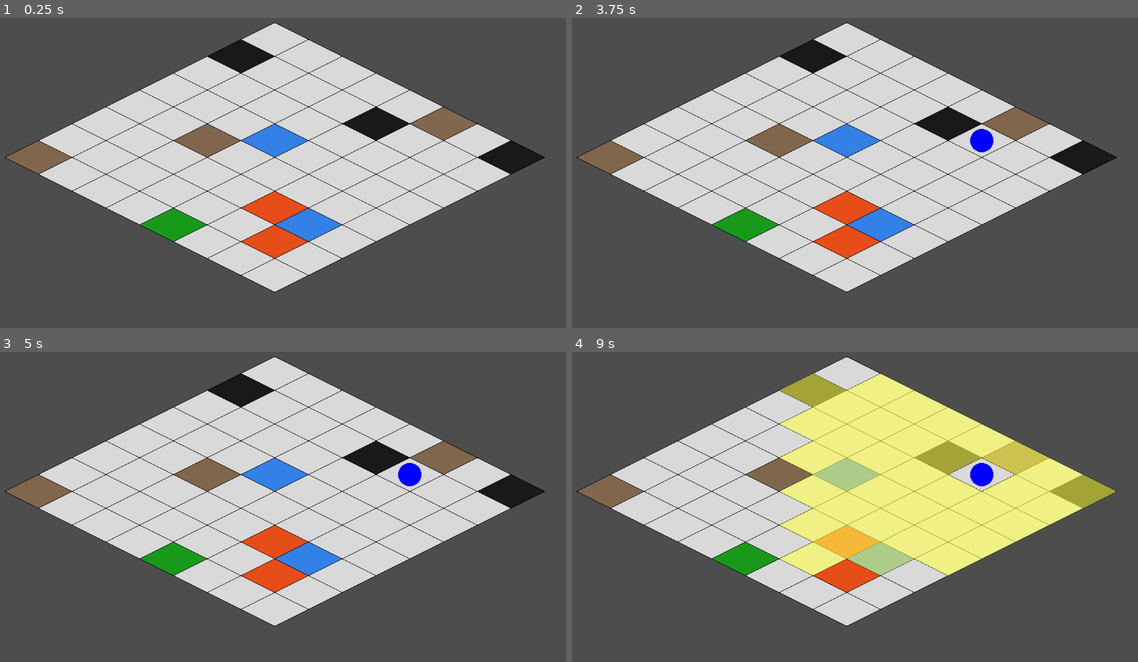
Above: before the commit, frames 1-4 (two rows, left to right).
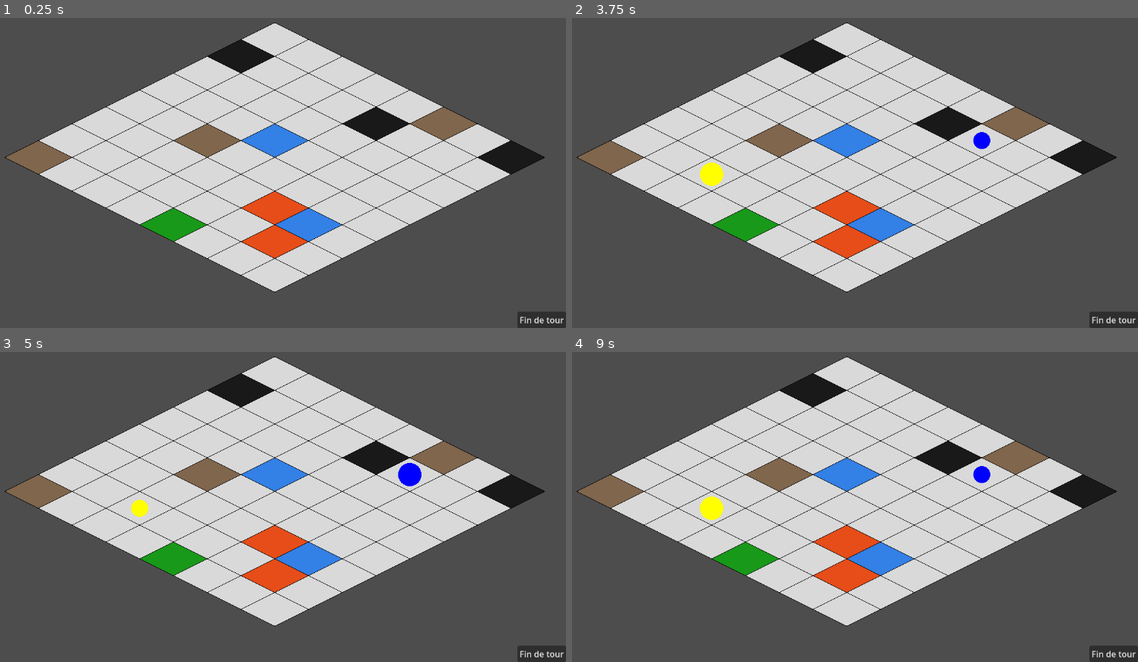
Above: after the commit, the same moments.

Repository: Brsa-Dev/ChessGame
Game: Godot game, scene res://main.tscn
The game is run twice, just before and just after one commit, with the same random seed, the same clock (stepped at 60 frames per second) and the same inputs.
Inputs (mouse positions are in pixels of both pictures, inside the frame that each line leads up to):
- Up to frame 1 (0.25 s): no input
- Up to frame 2 (3.75 s): click (1115, 318) at 0.5 s, where only the run after the commit has a clickable "Fin de tour"; click (1115, 318) at 1.25 s, where only the run after the commit has a clickable "Fin de tour"; click (1115, 318) at 2 s, where only the run after the commit has a clickable "Fin de tour"; tap Enter at 2.75 s; move the mouse to (968, 138) at 2.77 s; click (968, 138) at 2.92 s; tap Space at 3.5 s; move the mouse to (713, 173) at 3.52 s; click (713, 173) at 3.67 s
- Up to frame 3 (5 s): tap Enter at 4.25 s; move the mouse to (322, 417) at 4.27 s; click (322, 417) at 4.42 s
- Up to frame 4 (9 s): tap Space at 5, 6.5 s; move the mouse to (804, 559) at 5.02 s; click (804, 559) at 5.17 s; tap Enter at 5.75 s; move the mouse to (1019, 541) at 5.77 s; click (1019, 541) at 5.92 s; move the mouse to (651, 438) at 6.52 s; click (651, 438) at 6.67 s; move the mouse to (866, 491) at 7.27 s; click (866, 491) at 7.42 s; move the mouse to (741, 404) at 8.02 s; click (741, 404) at 8.17 s; move the mouse to (968, 472) at 8.77 s; click (968, 472) at 8.92 s

The runs differ from the first frame. In frame 1, 0.4% of the frame differs, in the area x 91-100%, y 94-100%; in frame 2, 0.8%; in frame 3, 0.5%; in frame 4, 24%, in the area x 22-100%, y 6-100%.

Commit message:
KAN-5 feat: Système de tour, collision impossible

Diff:
--- a/chess-game/board.gd
+++ b/chess-game/board.gd
@@ -5,6 +5,10 @@
 }
 
 var plateau = []
+
+# Liste des positions occupées par les joueurs
+# Format : { "x,y": true }
+var positions_occupees: Dictionary = {}
 
 func _ready():
 	init_plateau()
@@ -34,3 +38,14 @@
 # Retourne le type d'une case à la position (x, y)
 func get_case(x: int, y: int) -> CaseType:
 	return plateau[x][y]
+
+func occuper_case(x: int, y: int):
+	positions_occupees[str(x) + "," + str(y)] = true
+
+# Libère la case quand un joueur la quitte
+func liberer_case(x: int, y: int):
+	positions_occupees.erase(str(x) + "," + str(y))
+
+# Retourne true si la case est déjà occupée par un joueur
+func case_occupee(x: int, y: int) -> bool:
+	return positions_occupees.has(str(x) + "," + str(y))
--- a/chess-game/main.gd
+++ b/chess-game/main.gd
@@ -5,45 +5,40 @@
 @onready var joueur1 = $Joueur1
 @onready var joueur2 = $Joueur2
 @onready var tour_manager = $TourManager
+@onready var bouton_fin_tour = $UI/BoutonFinTour
 
 var joueur_selectionne: bool = false
 
 func _ready():
-	# Connexion board → renderer
 	renderer.board = board
-
-	# On donne les deux joueurs au renderer
 	renderer.joueurs = [joueur1, joueur2]
-
-	# On donne les deux joueurs au tour_manager
 	tour_manager.initialiser([joueur1, joueur2])
-
-	# On assigne immédiatement le joueur actif au renderer
-	# AVANT le premier queue_redraw() pour éviter le crash
 	renderer.joueur_actif = tour_manager.get_joueur_actif()
-
+	bouton_fin_tour.pressed.connect(fin_de_tour)
 	renderer.queue_redraw()
 	print("Main prêt !")
 
 func _input(event):
 	if event is InputEventMouseButton and event.pressed:
 		var cell = renderer.screen_to_grid(event.position)
-
-		# On récupère le joueur dont c'est le tour
 		var joueur_actif = tour_manager.get_joueur_actif()
 
 		# Clic en dehors du plateau → désélection
 		if cell.x < 0 or cell.x >= 8 or cell.y < 0 or cell.y >= 8:
 			if joueur_selectionne:
 				joueur_selectionne = false
-				renderer.joueur_selectionne = joueur_selectionne
+				renderer.joueur_selectionne = false
 				renderer.queue_redraw()
 			return
 
-		# Cas 1 : le joueur actif n'est pas encore placé → on le place
+		# Cas 1 : le joueur actif n'est pas encore placé
 		if not joueur_actif.est_place:
-			joueur_actif.placer(cell.x, cell.y)
-			print("Joueur placé en (", cell.x, ", ", cell.y, ")")
+			if not board.case_occupee(cell.x, cell.y):
+				board.occuper_case(cell.x, cell.y)
+				joueur_actif.placer(cell.x, cell.y)
+				print("Joueur placé en (", cell.x, ", ", cell.y, ")")
+			else:
+				print("Case déjà occupée !")
 
 		# Cas 2 : placé mais pas sélectionné
 		elif not joueur_selectionne:
@@ -60,11 +55,17 @@
 				joueur_selectionne = false
 				print("Joueur désélectionné")
 			elif joueur_actif.peut_se_deplacer_vers(cell.x, cell.y):
-				joueur_actif.deplacer(cell.x, cell.y)
-				joueur_selectionne = false
-				print("Joueur déplacé en (", cell.x, ", ", cell.y, ") — PM restants : ", joueur_actif.pm_actuels)
-				if not joueur_actif.peut_se_deplacer():
-					print("Plus de PM !")
+				if not board.case_occupee(cell.x, cell.y):
+					# On libère l'ancienne case et on occupe la nouvelle
+					board.liberer_case(joueur_actif.grid_x, joueur_actif.grid_y)
+					joueur_actif.deplacer(cell.x, cell.y)
+					board.occuper_case(joueur_actif.grid_x, joueur_actif.grid_y)
+					joueur_selectionne = false
+					print("Joueur déplacé en (", cell.x, ", ", cell.y, ") — PM restants : ", joueur_actif.pm_actuels)
+					if not joueur_actif.peut_se_deplacer():
+						print("Plus de PM !")
+				else:
+					print("Case déjà occupée !")
 			else:
 				print("Case inaccessible !")
 
@@ -72,12 +73,12 @@
 		renderer.joueur_selectionne = joueur_selectionne
 		renderer.queue_redraw()
 
-# Appelée par le bouton "Fin de tour" ou par le timer
+# Appelée par le bouton "Fin de tour"
 func fin_de_tour():
 	joueur_selectionne = false
 	tour_manager.passer_au_tour_suivant()
 	var joueur_actif = tour_manager.get_joueur_actif()
-	print("Tour du joueur : ", tour_manager.index_joueur_actif + 1)
+	print("--- Tour du Joueur ", tour_manager.index_joueur_actif + 1, " ---")
 	renderer.joueur_actif = joueur_actif
 	renderer.joueur_selectionne = false
 	renderer.queue_redraw()
--- a/chess-game/main.tscn
+++ b/chess-game/main.tscn
@@ -15,7 +15,7 @@
 [node name="Renderer" type="Node2D" parent="." unique_id=367535539]
 script = ExtResource("3_h2yge")
 
-[node name="Joueur" type="Node" parent="." unique_id=754179848]
+[node name="Joueur1" type="Node" parent="." unique_id=754179848]
 script = ExtResource("4_1bvp3")
 
 [node name="Joueur2" type="Node" parent="." unique_id=1933811520]
@@ -28,4 +28,19 @@
 wait_time = 150.0
 one_shot = true
 
+[node name="UI" type="CanvasLayer" parent="." unique_id=457447921]
+
+[node name="BoutonFinTour" type="Button" parent="UI" unique_id=1024449086]
+anchors_preset = 3
+anchor_left = 1.0
+anchor_top = 1.0
+anchor_right = 1.0
+anchor_bottom = 1.0
+offset_left = -92.0
+offset_top = -31.0
+grow_horizontal = 0
+grow_vertical = 0
+text = "Fin de tour"
+
 [connection signal="timeout" from="TourManager/Timer" to="TourManager" method="_on_timer_timeout"]
+[connection signal="pressed" from="UI/BoutonFinTour" to="." method="fin_de_tour"]
--- a/chess-game/renderer.gd
+++ b/chess-game/renderer.gd
@@ -55,11 +55,23 @@
 			var couleur = COULEURS_JOUEURS[i]
 			var rayon = 22 if joueur == joueur_actif else 16
 			dessiner_joueur(joueur.grid_x, joueur.grid_y, couleur, rayon)
+
 func _dessiner_cases_accessibles():
 	for x in range(8):
 		for y in range(8):
+			# On ignore la case du joueur actif lui-même
 			if x == joueur_actif.grid_x and y == joueur_actif.grid_y:
 				continue
+			# On ignore les cases occupées par un autre joueur
+			var case_occupee = false
+			for joueur in joueurs:
+				if joueur.est_place and joueur != joueur_actif:
+					if joueur.grid_x == x and joueur.grid_y == y:
+						case_occupee = true
+						break
+			if case_occupee:
+				continue
+			# On surligne uniquement les cases accessibles et libres
 			if joueur_actif.peut_se_deplacer_vers(x, y):
 				_dessiner_surbrillance(x, y)
 
